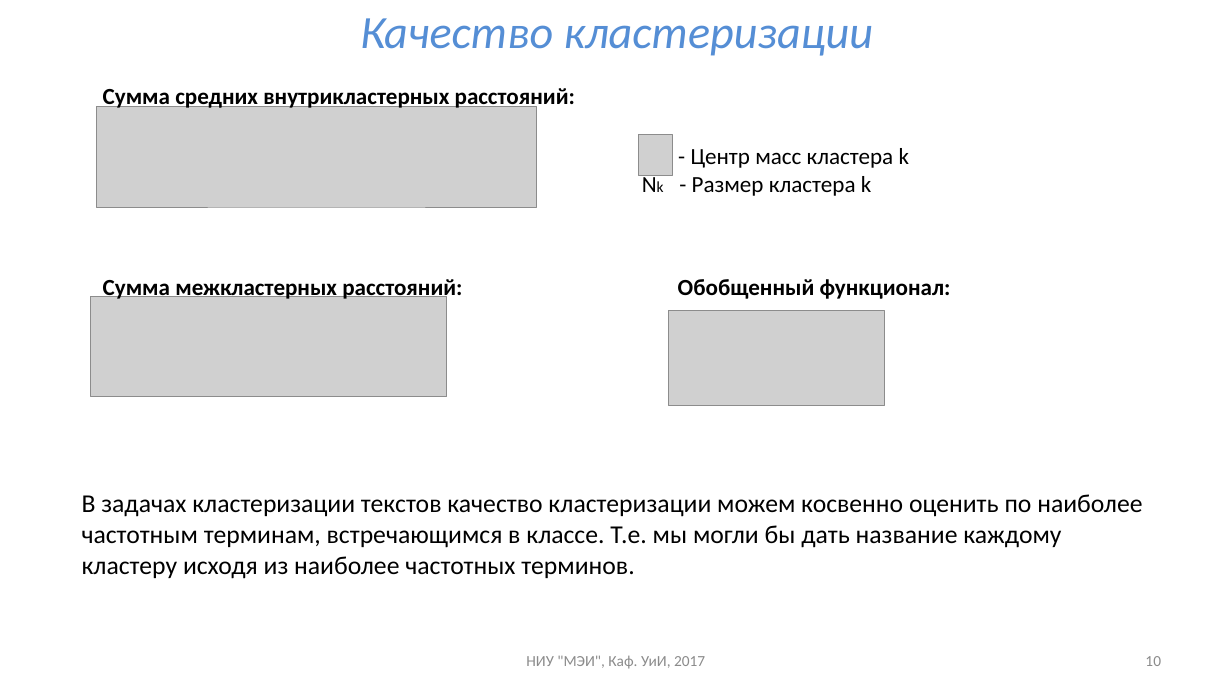
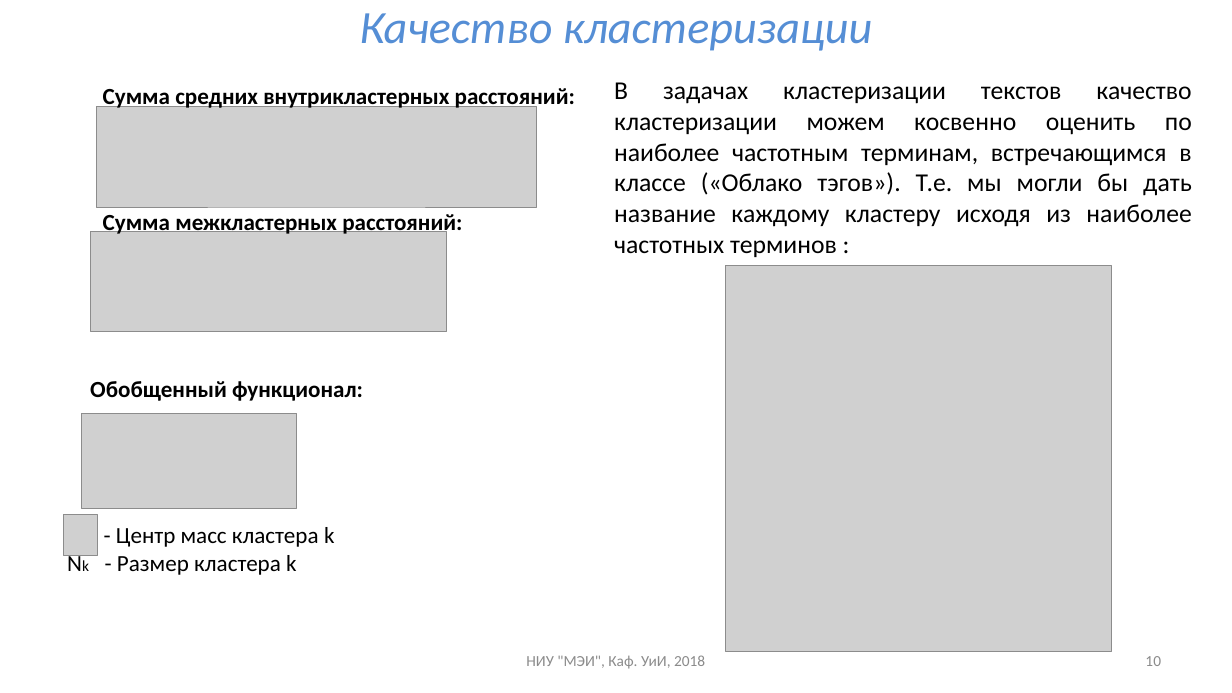
Before and after one commit to uii-mpei/uii-mpei.github.io, a slide deck: slide 10 of study/courses/iis/IIS_lec_6.pptx. Drawn at 1232x693 pixels with LibreOffice and Linux fonts; fonts in the diff are those of the drawing; grey boxes stand for pictures. Boxes give left, top, right and bottom in pixels: in the first picture for what was removed or moved away, otherwise in the second. Text is boxed around its words. In the diff, an @@ line names an element or a change of style, - is before the commit and + after.

```diff
--- a/study/courses/iis/IIS_lec_6.pptx
+++ b/study/courses/iis/IIS_lec_6.pptx
@@ title "Качество кластеризации" moved from (x1=360, y1=18, x2=873, y2=56) to (x1=359, y1=13, x2=872, y2=51) @@
@@ text at (x1=614, y1=82, x2=1192, y2=257): text changed @@
-В задачах кластеризации текстов качество кластеризации можем косвенно оценить по наиболее частотным терминам, встречающимся в классе. Т.е. мы могли бы дать название каждому кластеру исходя из наиболее частотных терминов.
+В задачах кластеризации текстов качество кластеризации можем косвенно оценить по наиболее частотным терминам, встречающимся в классе («Облако тэгов»). Т.е. мы могли бы дать название каждому кластеру исходя из наиболее частотных терминов :
@@ picture removed at (x1=639, y1=135, x2=673, y2=176) @@
@@ text "Сумма межкластерных расстояний:" moved from (x1=103, y1=276, x2=462, y2=302) to (x1=103, y1=211, x2=462, y2=237) @@
@@ picture moved from (x1=91, y1=297, x2=446, y2=397) to (x1=91, y1=231, x2=446, y2=332) @@
@@ picture added at (x1=726, y1=266, x2=1112, y2=652) @@
@@ picture removed at (x1=669, y1=311, x2=885, y2=406) @@
@@ text "Обобщенный функционал:" moved from (x1=678, y1=279, x2=951, y2=299) to (x1=90, y1=381, x2=363, y2=401) @@
@@ picture added at (x1=81, y1=413, x2=298, y2=508) @@
@@ text "- Центр масс кластера k" moved from (x1=691, y1=148, x2=909, y2=196) to (x1=116, y1=527, x2=334, y2=575) @@
@@ picture added at (x1=64, y1=515, x2=98, y2=555) @@
@@ text at (x1=526, y1=655, x2=705, y2=669): text changed @@
-НИУ "МЭИ", Каф. УиИ, 2017
+НИУ "МЭИ", Каф. УиИ, 2018
```
Also in this commit, not shown: 25 other slides changed, 4 other files.
